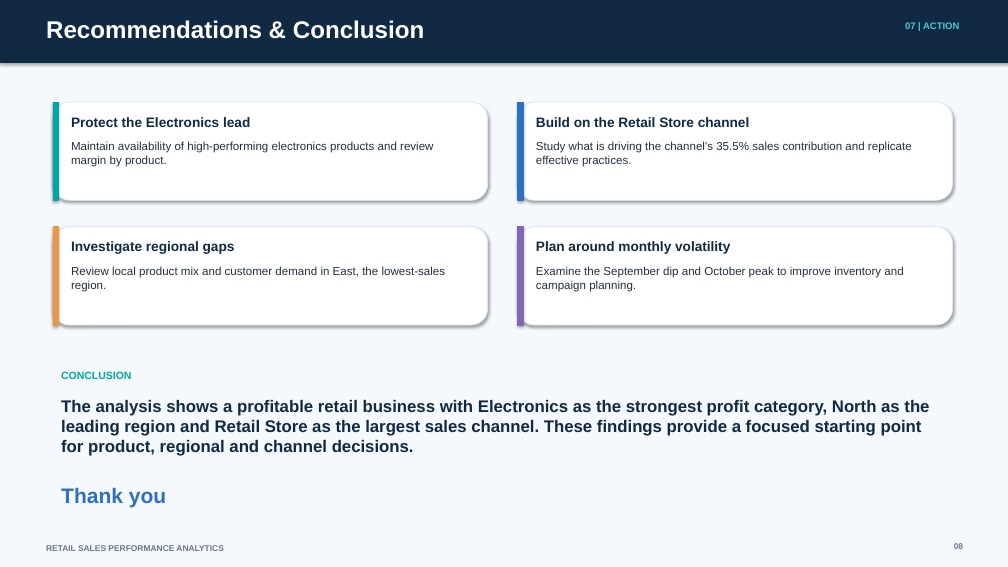
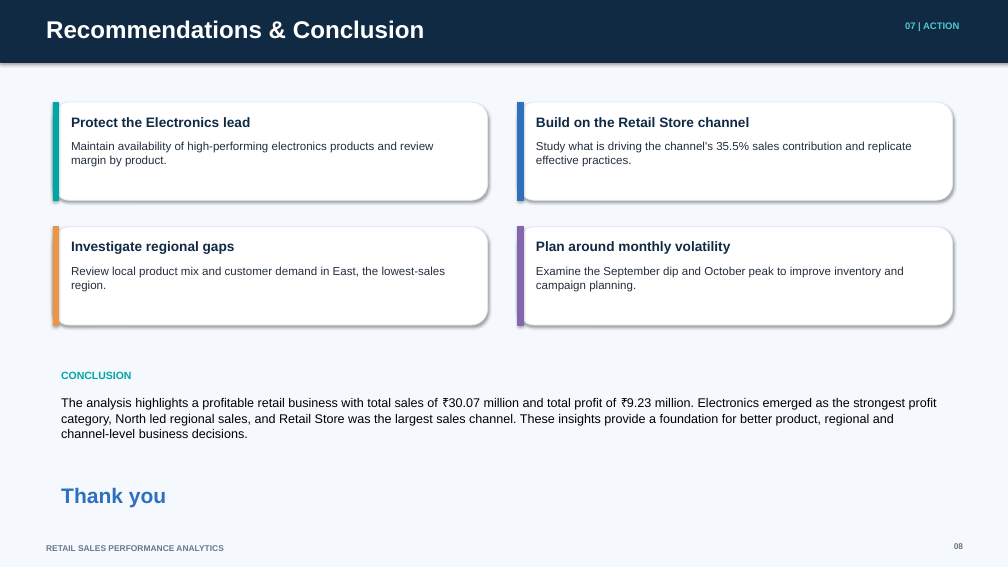
Before and after one commit to ReyanReza3126/-Retail-Sales-Performance-Analytics, a slide deck: slide 8 of Retail_Sales_Performance_Analytics.pptx. Drawn at 1008x567 pixels with LibreOffice and Linux fonts; fonts in the diff are those of the drawing. Boxes give left, top, right and bottom in pixels: in the first picture for what was removed or moved away, otherwise in the second. Text is boxed around its words. In the diff, an @@ line names an element or a change of style, - is before the commit and + after.

```diff
--- a/Retail_Sales_Performance_Analytics.pptx
+++ b/Retail_Sales_Performance_Analytics.pptx
@@ text at bbox=[61, 398, 937, 438]: text changed; size 16 to 12 pt; text colour #102A43 to #000000; bold off @@
-The analysis shows a profitable retail business with Electronics as the strongest profit category, North as the leading region and Retail Store as the largest sales channel. These findings provide a focused starting point for product, regional and channel decisions.
+The analysis highlights a profitable retail business with total sales of ₹30.07 million and total profit of ₹9.23 million. Electronics emerged as the strongest profit category, North led regional sales, and Retail Store was the largest sales channel. These insights provide a foundation for better product, regional and channel-level business decisions.
```
Also in this commit, not shown: 5 other slides changed.
